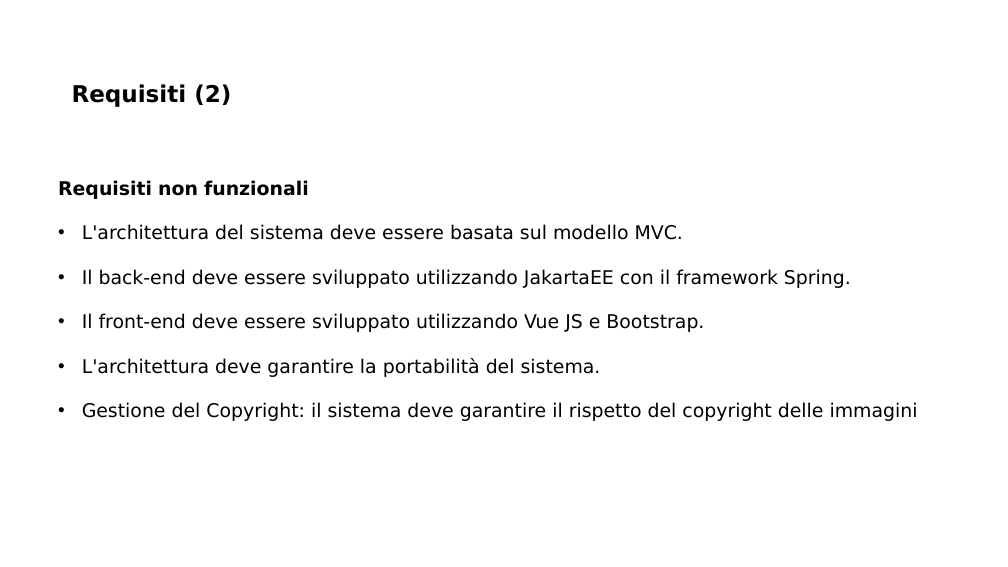
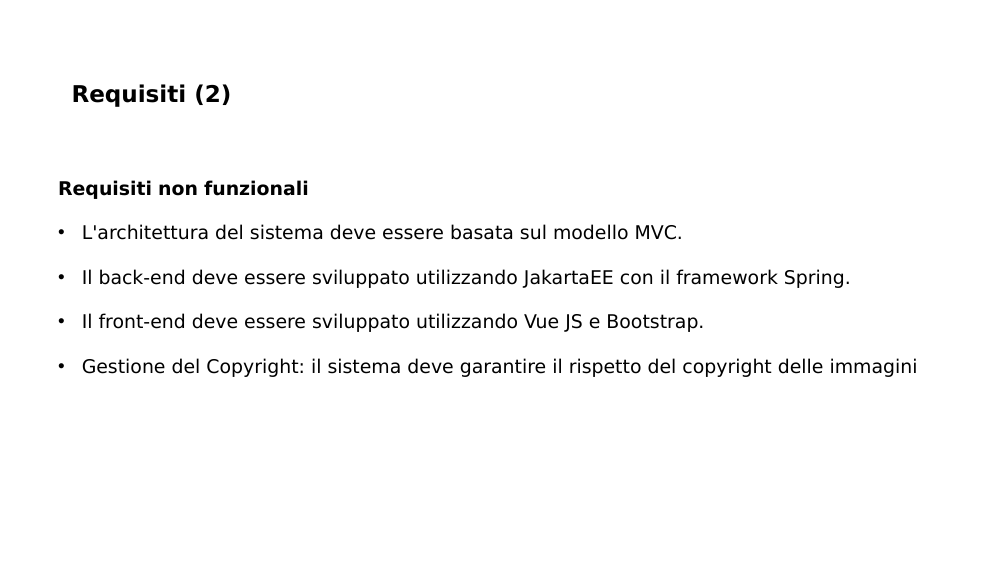
Before and after one commit to And97/myportfolio, a slide deck: slide 6 of documentazione/Presentazione SWAM.pptx. Drawn at 1008x567 pixels with LibreOffice and Linux fonts; fonts in the diff are those of the drawing; background and template pictures are left out. Boxes give left, top, right and bottom in pixels: in the first picture for what was removed or moved away, otherwise in the second. Text is boxed around its words. In the diff, an @@ line names an element or a change of style, - is before the commit and + after.

```diff
--- a/documentazione/Presentazione SWAM.pptx
+++ b/documentazione/Presentazione SWAM.pptx
@@ text at (x1=82, y1=358, x2=601, y2=377): paragraph removed @@
-• L'architettura deve garantire la portabilità del sistema.
```
Also in this commit, not shown: 13 other slides changed, 1 slide added, 4 other files.
